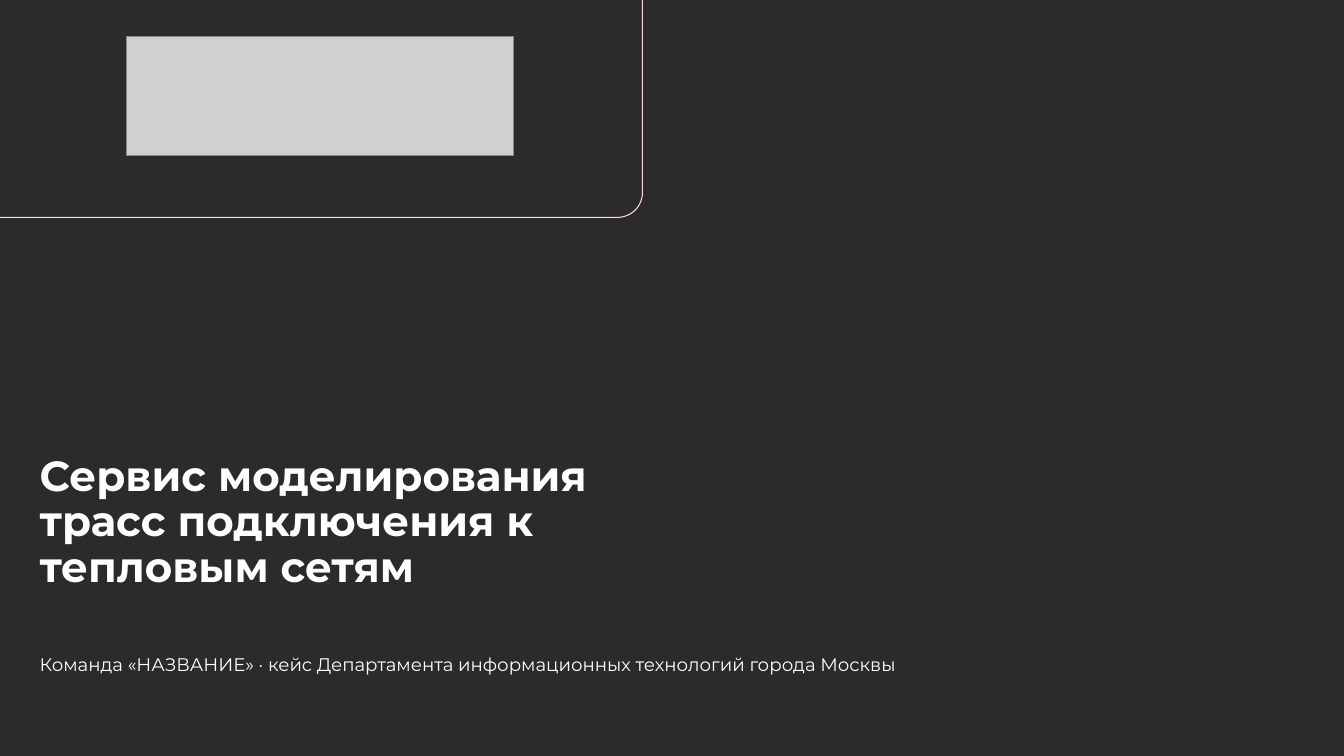
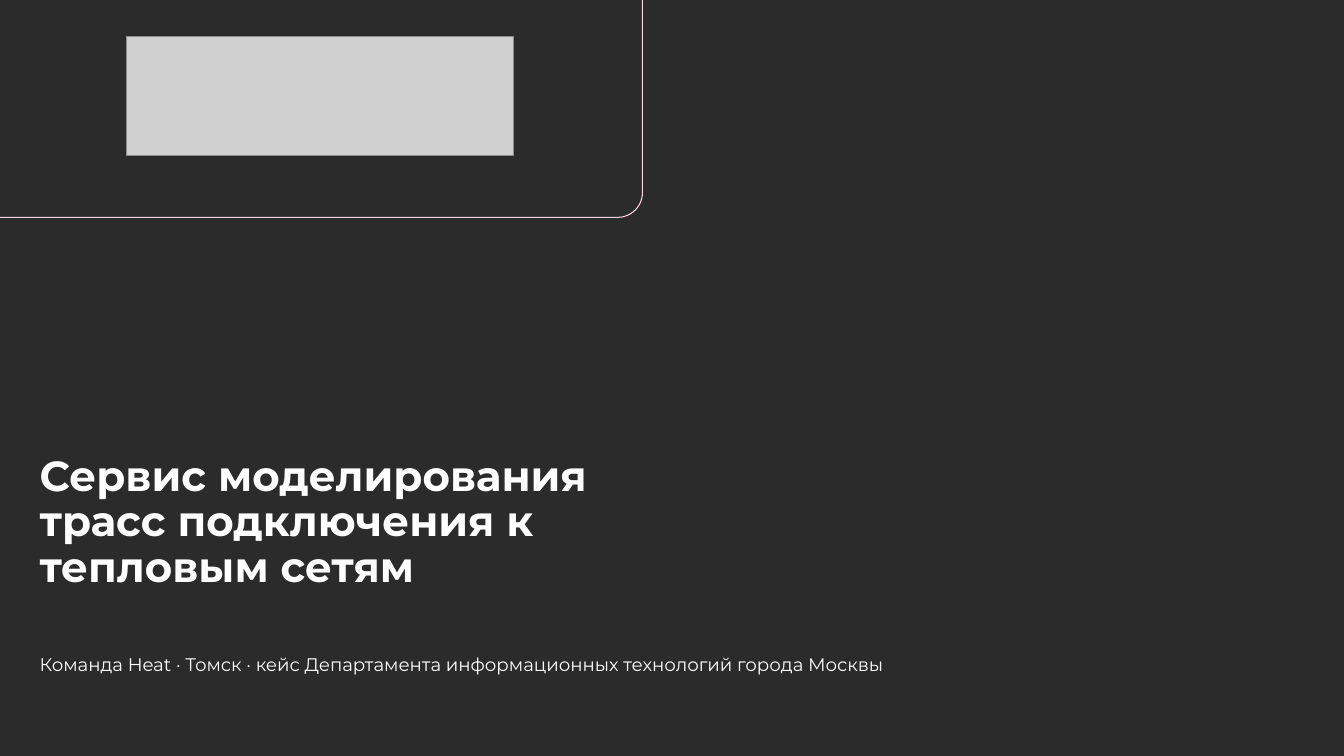
Before and after one commit to undernaht/LCT-Heat, a slide deck: slide 1 of docs/presentation/Защита heat-network.pptx. Drawn at 1344x756 pixels with LibreOffice and Linux fonts; fonts in the diff are those of the drawing; grey boxes stand for pictures; background and template pictures are left out; a plain dark background stands for a picture behind light text. Boxes give left, top, right and bottom in pixels: in the first picture for what was removed or moved away, otherwise in the second. Text is boxed around its words. In the diff, an @@ line names an element or a change of style, - is before the commit and + after.

```diff
--- a/docs/presentation/Защита heat-network.pptx
+++ b/docs/presentation/Защита heat-network.pptx
@@ text at [40,657,883,675]: text changed @@
-Команда «НАЗВАНИЕ» · кейс Департамента информационных технологий города Москвы
+Команда Heat · Томск · кейс Департамента информационных технологий города Москвы
```
Also in this commit, not shown: 2 other slides changed, 1 slide added, 1 slide removed.
